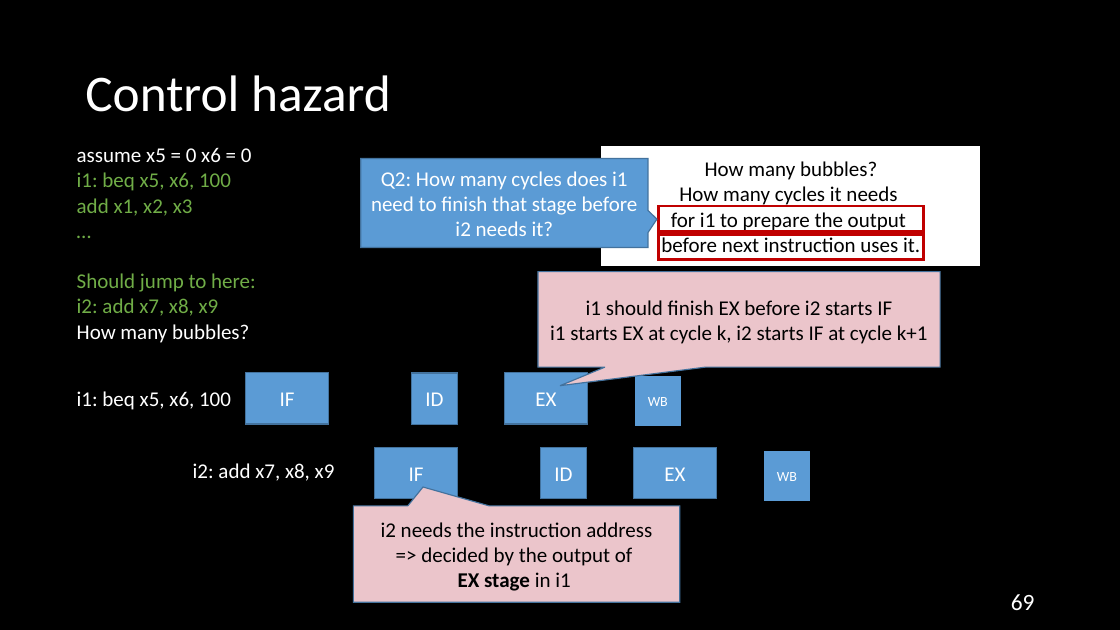
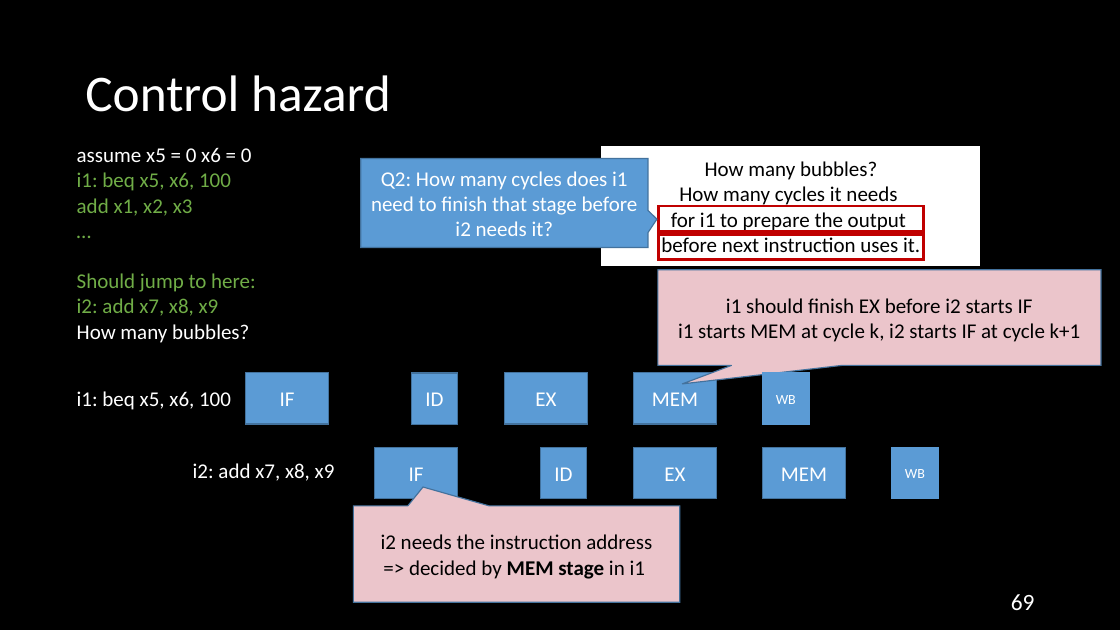
Before and after one commit to NYU-CSO/nyu-cso.github.io, a slide deck: slide 69 of rec-notes/r14.pptx. Drawn at 1120x630 pixels with LibreOffice and Linux fonts; fonts in the diff are those of the drawing. Boxes give left, top, right and bottom in pixels: in the first picture for what was removed or moved away, otherwise in the second. Text is boxed around its words. In the diff, an @@ line names an element or a change of style, - is before the commit and + after.

```diff
--- a/rec-notes/r14.pptx
+++ b/rec-notes/r14.pptx
@@ speech box "i1 should finish EX before ...": place and size @@
-speech box "i1 should finish EX before ..." at (538,271,940,367)
+speech box "i1 should finish EX before ..." at (658,270,1102,365)
@@ text in speech box at (678,323,1081,342): text changed @@
-i1 starts EX at cycle k, i2 starts IF at cycle k+1
+i1 starts MEM at cycle k, i2 starts IF at cycle k+1
@@ rectangle added at (634,373,717,424), fill #5B9BD5, outline #43739E 1 pt, 18 pt, text #FFFFFF @@
+MEM
@@ rectangle "WB" at (763,373,809,424): outline #000000 1 pt to #5B9BD5 1 pt @@
@@ rectangle "WB": place and size @@
-rectangle "WB" at (634,376,681,427)
+rectangle "WB" at (763,373,809,424)
@@ rectangle added at (763,447,846,498), fill #5B9BD5, outline #43739E 1 pt, 18 pt, text #FFFFFF @@
+MEM
@@ rectangle "WB": place and size @@
-rectangle "WB" at (764,450,810,502)
+rectangle "WB" at (892,448,939,499)
@@ rectangle "WB" at (892,448,939,499): outline #000000 1 pt to #5B9BD5 1 pt @@
@@ text in speech box at (409,560,645,579): text changed @@
-=> decided by the output of
-EX stage in i1
+=> decided by MEM stage in i1
```
Also in this commit, not shown: 11 other slides changed, 1 other file.
